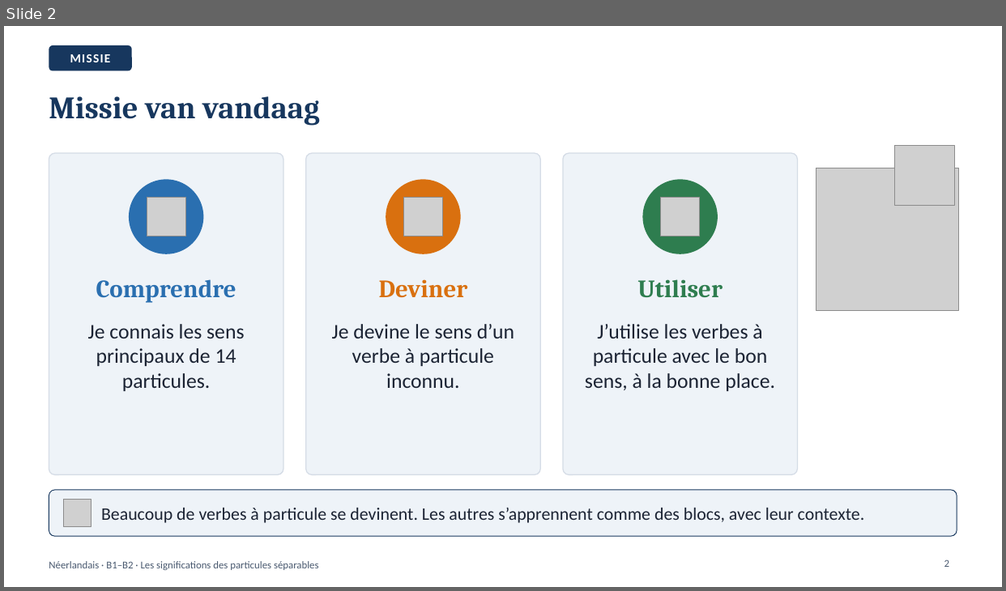
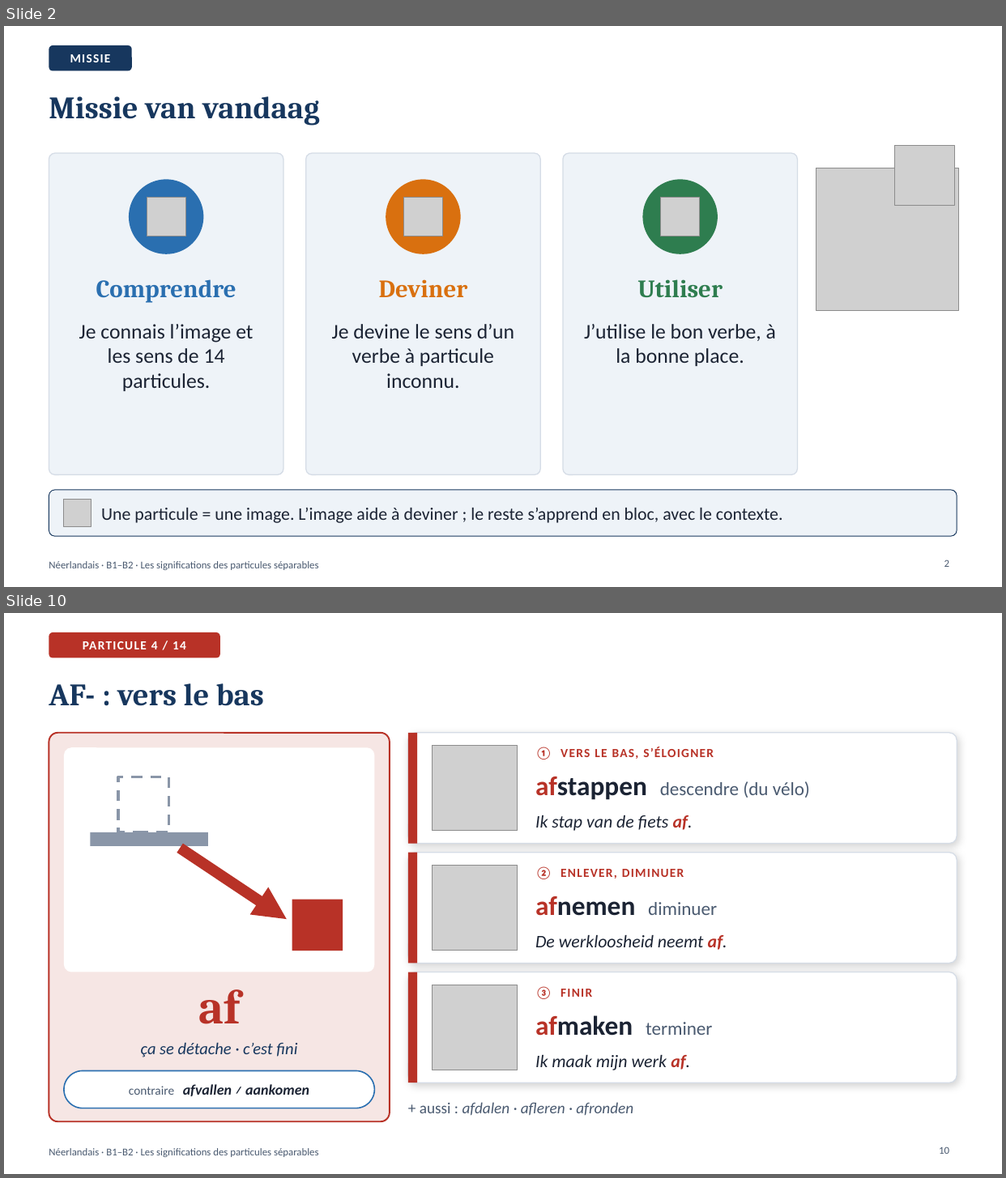
Before and after one commit to ajouniaux/talenleren, a slide deck: neerlandais1/powerpoints/Partikels_Les_particules_separables.pptx. Shown one above the other, each under a label of ours: slide 2 before the commit, slides 2 and 10 after it; the slides between them are not shown. The pictures are 1006x591 and 1006x1178 pixels, drawn with LibreOffice and Linux fonts; fonts in the diff are those of the drawing; grey boxes stand for pictures. Boxes give left, top, right and bottom in pixels: in the first picture for what was removed or moved away, otherwise in the second. Text is boxed around its words. In the diff, an @@ line names an element or a change of style, - is before the commit and + after.

```diff
--- a/neerlandais1/powerpoints/Partikels_Les_particules_separables.pptx
+++ b/neerlandais1/powerpoints/Partikels_Les_particules_separables.pptx
@@ slide 10 added at (x1=4, y1=613, x2=1002, y2=1174), background #FFFFFF; not listed: 1 template element that a slide beside it also shows @@
@@ rounded rectangle added at (x1=49, y1=632, x2=220, y2=658), fill #B83227, 12 pt, text #FFFFFF, bold @@
+PARTICULE 4 / 14
@@ title added at (x1=49, y1=683, x2=264, y2=706), 30 pt, text #17375E, bold @@
+AF- : vers le bas
@@ rounded rectangle added at (x1=49, y1=733, x2=390, y2=1122), fill #B83227 at 12% opacity, outline #B83227 1.5 pt @@
@@ rounded rectangle added at (x1=408, y1=733, x2=957, y2=844), fill #FFFFFF, outline #D5DCE6 1 pt @@
@@ rectangle added at (x1=408, y1=733, x2=417, y2=844), fill #B83227 @@
@@ rounded rectangle added at (x1=64, y1=747, x2=374, y2=973), fill #FFFFFF @@
@@ picture added at (x1=432, y1=746, x2=518, y2=831) @@
@@ text added at (x1=535, y1=747, x2=714, y2=760), 12 pt, text #B83227, bold @@
+① VERS LE BAS, S’ÉLOIGNER
@@ rectangle added at (x1=117, y1=777, x2=168, y2=833), outline #8A96A8 2.59 pt dashed @@
@@ text added at (x1=535, y1=777, x2=810, y2=800), 18 pt, text #4A5A70 @@
+afstappen descendre (du vélo)
@@ text added at (x1=535, y1=815, x2=692, y2=831), 17 pt, text #1B2333, italic @@
+Ik stap van de fiets af.
@@ rectangle added at (x1=90, y1=833, x2=207, y2=845), fill #8A96A8 @@
@@ arrow added from (180, 848) to (286, 919), #B83227 10.56 pt @@
@@ rounded rectangle added at (x1=408, y1=853, x2=957, y2=964), fill #FFFFFF, outline #D5DCE6 1 pt @@
@@ rectangle added at (x1=408, y1=853, x2=417, y2=964), fill #B83227 @@
@@ picture added at (x1=432, y1=865, x2=518, y2=951) @@
@@ text added at (x1=535, y1=867, x2=684, y2=879), 12 pt, text #B83227, bold @@
+② ENLEVER, DIMINUER
@@ rectangle added at (x1=292, y1=900, x2=343, y2=952), fill #B83227 @@
@@ text added at (x1=535, y1=897, x2=717, y2=916), 18 pt, text #4A5A70 @@
+afnemen diminuer
@@ text added at (x1=535, y1=935, x2=727, y2=950), 17 pt, text #1B2333, italic @@
+De werkloosheid neemt af.
@@ rounded rectangle added at (x1=408, y1=973, x2=957, y2=1083), fill #FFFFFF, outline #D5DCE6 1 pt @@
@@ rectangle added at (x1=408, y1=973, x2=417, y2=1083), fill #B83227 @@
@@ text added at (x1=198, y1=990, x2=240, y2=1024), 46 pt, text #B83227, bold @@
+af
@@ picture added at (x1=432, y1=985, x2=518, y2=1071) @@
@@ text added at (x1=535, y1=986, x2=592, y2=999), 12 pt, text #B83227, bold @@
+③ FINIR
@@ text added at (x1=535, y1=1016, x2=712, y2=1036), 18 pt, text #4A5A70 @@
+afmaken terminer
@@ text added at (x1=141, y1=1042, x2=297, y2=1058), 16 pt, text #17375E, italic @@
+ça se détache · c’est fini
@@ rounded rectangle added at (x1=64, y1=1071, x2=374, y2=1109), fill #FFFFFF, outline #2A6FB0 1.25 pt @@
@@ text added at (x1=535, y1=1055, x2=690, y2=1071), 17 pt, text #1B2333, italic @@
+Ik maak mijn werk af.
@@ text added at (x1=129, y1=1084, x2=309, y2=1097), 14 pt, text #1B2333, bold, italic @@
+contraire afvallen ≠ aankomen
@@ text added at (x1=420, y1=1102, x2=633, y2=1116), 15 pt, text #4A5A70, italic @@
++ aussi : afdalen · afleren · afronden
@@ page number added at (x1=939, y1=1147, x2=949, y2=1154), 10 pt, text #4A5A70 @@
+10
@@ slide 2 changed as well @@
@@ text at (x1=79, y1=324, x2=253, y2=391): text changed @@
-Je connais les sens principaux de 14 particules.
+Je connais l’image et les sens de 14 particules.
@@ text at (x1=584, y1=324, x2=776, y2=366): text changed @@
-J’utilise les verbes à particule avec le bon sens, à la bonne place.
+J’utilise le bon verbe, à la bonne place.
@@ text at (x1=101, y1=508, x2=783, y2=523): text changed @@
-Beaucoup de verbes à particule se devinent. Les autres s’apprennent comme des blocs, avec leur contexte.
+Une particule = une image. L’image aide à deviner ; le reste s’apprend en bloc, avec le contexte.
```
Also in this commit, not shown: 10 other slides changed, 28 other slides added, 20 slides removed, 36 other files.
